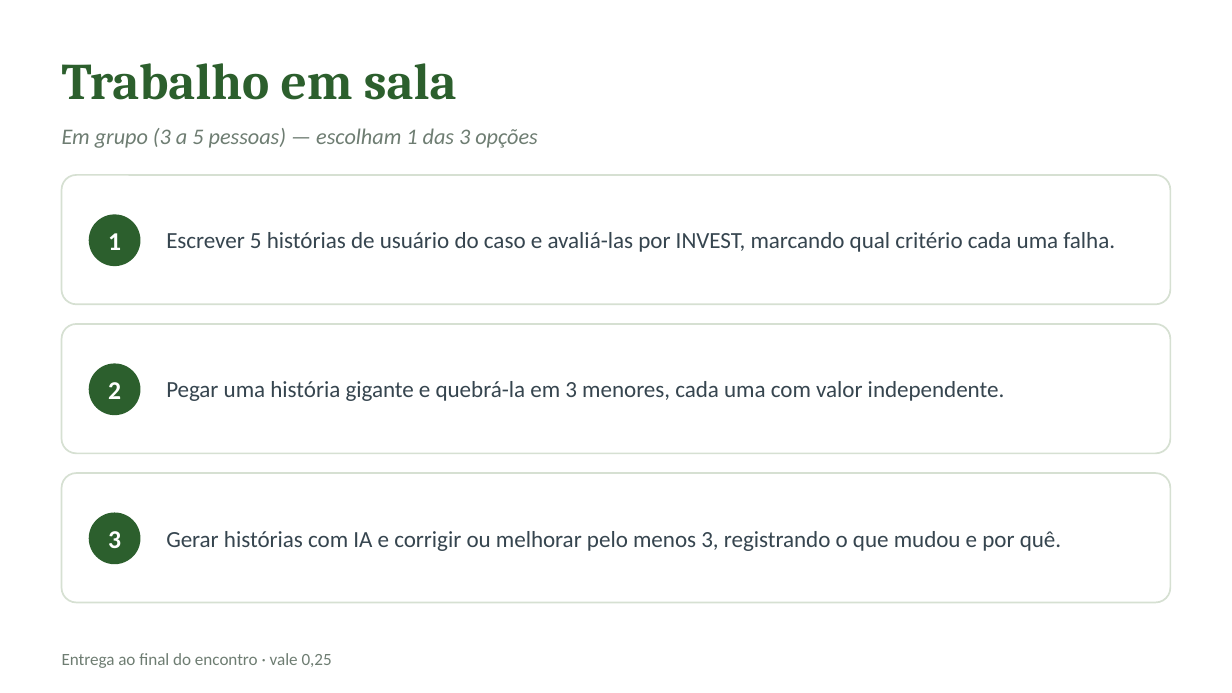
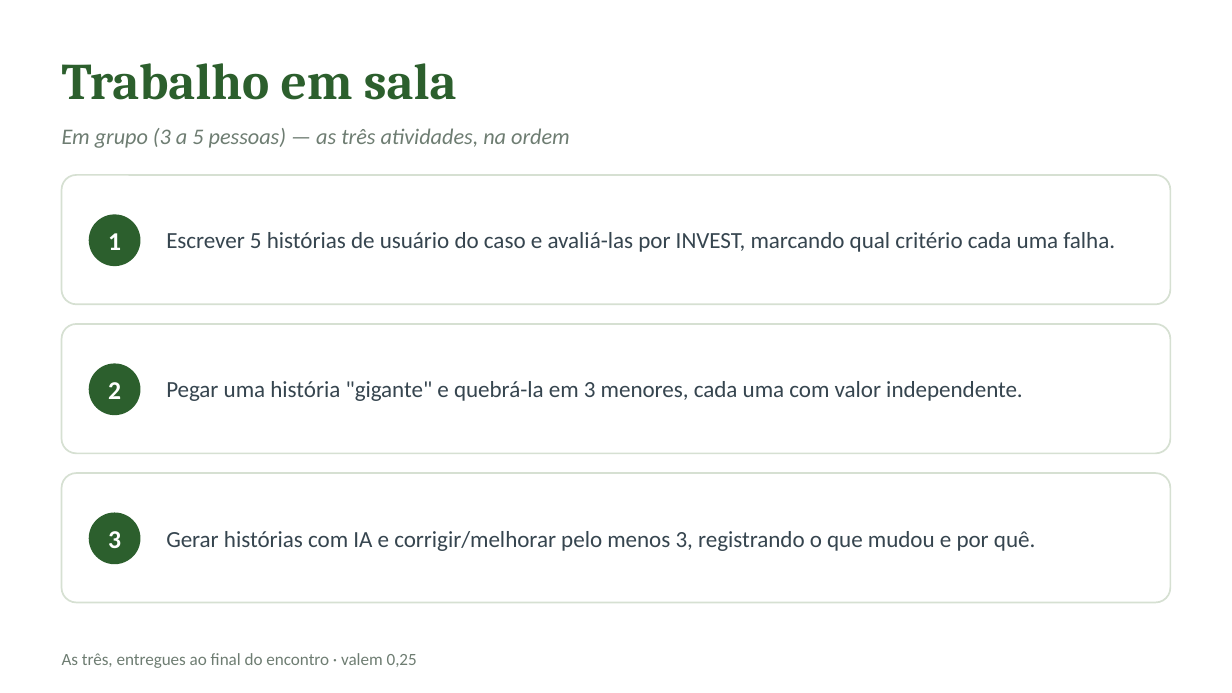
Before and after one commit to CatolicaSC-EngSoft/g1126-analise-projeto-desenvolvimento-agil-alunos, a slide deck: slide 14 of slides/aula-03-requisitos-historias-usuario.pptx. Drawn at 1232x693 pixels with LibreOffice and Linux fonts; fonts in the diff are those of the drawing. Boxes give left, top, right and bottom in pixels: in the first picture for what was removed or moved away, otherwise in the second. Text is boxed around its words. In the diff, an @@ line names an element or a change of style, - is before the commit and + after.

Commit message:
Trabalhos de sala: fazer as três atividades; aluno que entra depois; decks regerados com infográfico da avaliação

```diff
--- a/slides/aula-03-requisitos-historias-usuario.pptx
+++ b/slides/aula-03-requisitos-historias-usuario.pptx
@@ text at (62, 128, 570, 148): text changed @@
-Em grupo (3 a 5 pessoas) — escolham 1 das 3 opções
+Em grupo (3 a 5 pessoas) — as três atividades, na ordem
@@ text at (166, 381, 1023, 401): text changed @@
-Pegar uma história gigante e quebrá-la em 3 menores, cada uma com valor independente.
+Pegar uma história "gigante" e quebrá-la em 3 menores, cada uma com valor independente.
@@ text at (166, 531, 1035, 551): text changed @@
-Gerar histórias com IA e corrigir ou melhorar pelo menos 3, registrando o que mudou e por quê.
+Gerar histórias com IA e corrigir/melhorar pelo menos 3, registrando o que mudou e por quê.
@@ text at (62, 653, 417, 668): text changed @@
-Entrega ao final do encontro · vale 0,25
+As três, entregues ao final do encontro · valem 0,25
```
Also in this commit, not shown: 1 other slide changed, 19 other files.
